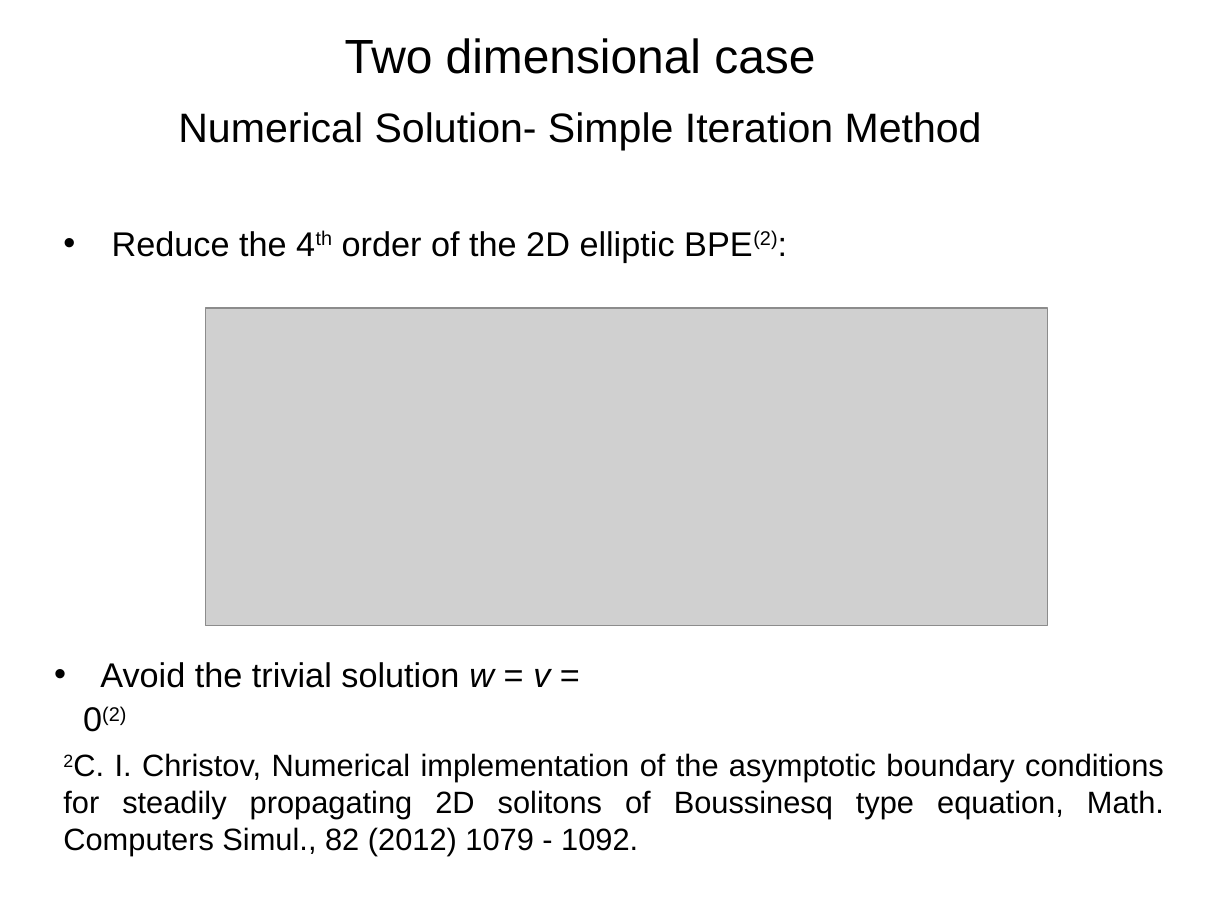
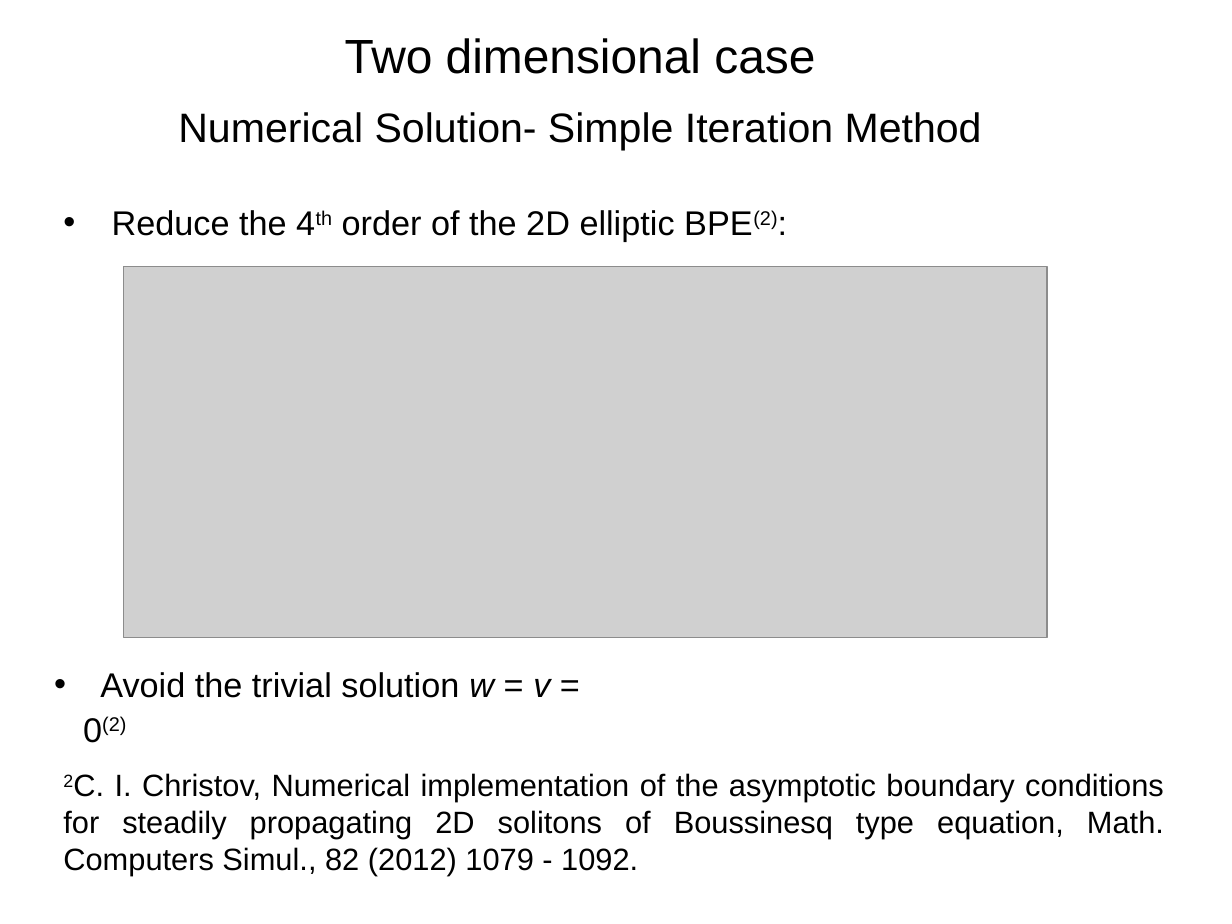
Before and after one commit to CloakMe/Boussinesq, a slide deck: slide 7 of Docu/Presentation Linz/Presentation.ppt (slide 8 before the commit). Drawn at 1232x924 pixels with LibreOffice and Linux fonts; fonts in the diff are those of the drawing; grey boxes stand for pictures. Boxes give left, top, right and bottom in pixels: in the first picture for what was removed or moved away, otherwise in the second. Text is boxed around its words. In the diff, an @@ line names an element or a change of style, - is before the commit and + after.

```diff
--- a/Docu/Presentation Linz/Presentation.ppt
+++ b/Docu/Presentation Linz/Presentation.ppt
@@ text "Reduce the 4th order of ..." moved from (x1=112, y1=230, x2=777, y2=262) to (x1=112, y1=210, x2=777, y2=242) @@
@@ picture resized from (x1=206, y1=308, x2=1047, y2=626) to (x1=123, y1=267, x2=1047, y2=638) @@
@@ text "Avoid the trivial solution w ..." moved from (x1=83, y1=662, x2=550, y2=732) to (x1=83, y1=672, x2=550, y2=743) @@
@@ text "2C. I. Christov, Numerical implementation ..." moved from (x1=63, y1=753, x2=1164, y2=855) to (x1=63, y1=773, x2=1164, y2=876) @@
```
Also in this commit, not shown: 8 other slides changed, 3 slides added, 1 slide removed.
